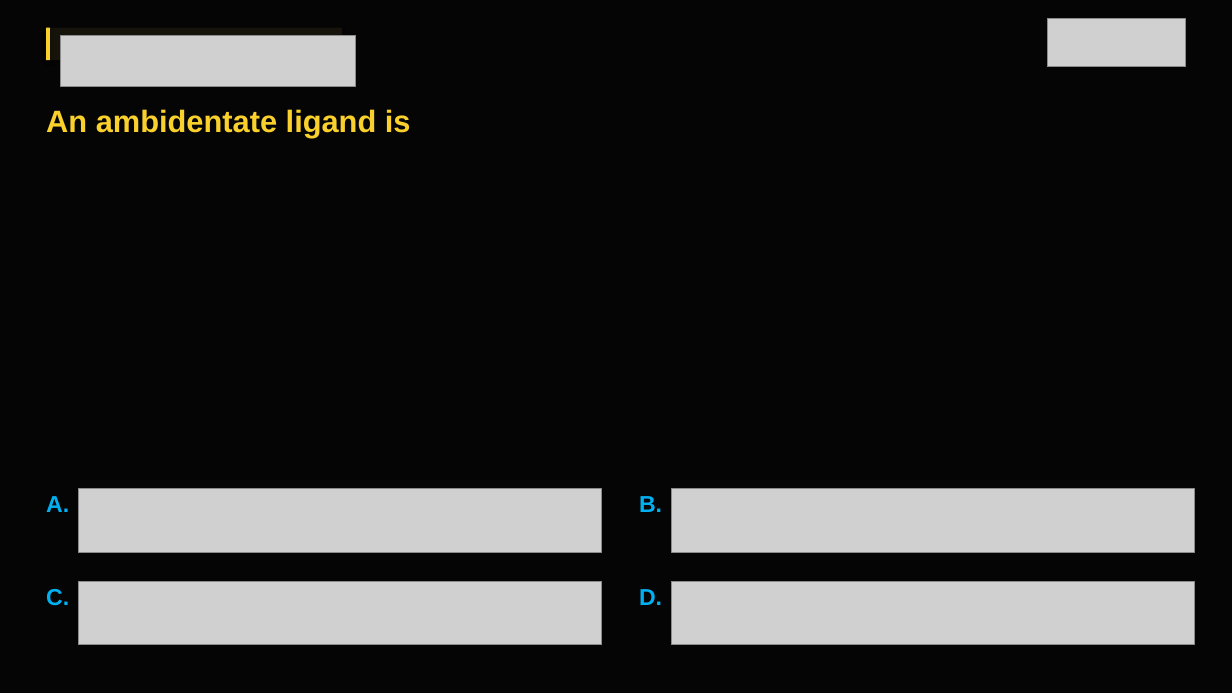
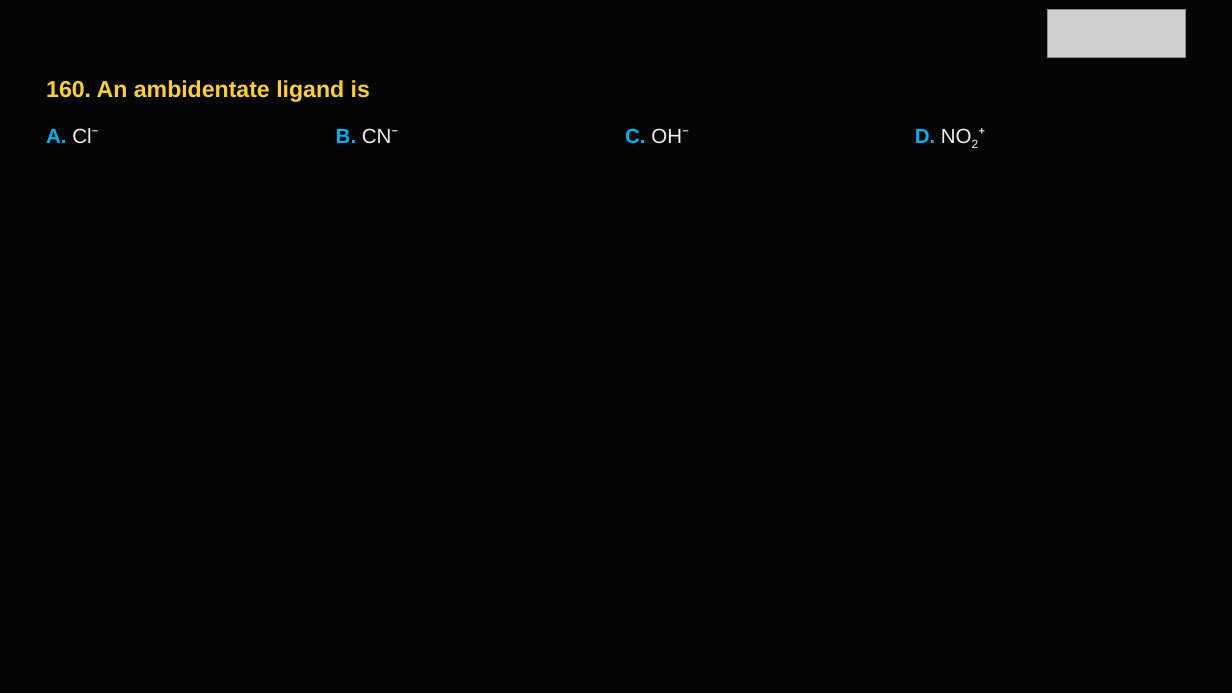
Before and after one commit to lekhan-03/PDFtoSLIDES, a slide deck: slide 162 of data/outputs/chemistry_v4.pptx (slide 168 before the commit). Drawn at 1232x693 pixels with LibreOffice and Linux fonts; fonts in the diff are those of the drawing; grey boxes stand for pictures. Boxes give left, top, right and bottom in pixels: in the first picture for what was removed or moved away, otherwise in the second. Text is boxed around its words. In the diff, an @@ line names an element or a change of style, - is before the commit and + after.

```diff
--- a/data/outputs/chemistry_v4.pptx
+++ b/data/outputs/chemistry_v4.pptx
@@ rectangle removed at [46, 28, 342, 60] @@
@@ rectangle removed at [46, 28, 50, 60] @@
@@ picture: place and size @@
-picture at [1047, 18, 1186, 67]
+picture at [1047, 9, 1186, 57]
@@ picture removed at [60, 35, 356, 86] @@
@@ text at [46, 80, 370, 102]: text changed; size 24 to 18 pt @@
-An ambidentate ligand is
+160. An ambidentate ligand is
@@ text at [46, 128, 98, 143]: text changed; size 18 to 16 pt; text colour #00B0F0 to #F0F0F0; bold off @@
-A.
+A. Cl⁻
@@ text at [336, 128, 399, 143]: text changed; size 18 to 16 pt; text colour #00B0F0 to #F0F0F0; bold off @@
-B.
+B. CN⁻
@@ text at [625, 128, 689, 143]: text changed; size 18 to 16 pt; text colour #00B0F0 to #F0F0F0; bold off @@
-C.
+C. OH⁻
@@ text added at [915, 129, 935, 143], 16 pt, text #F0F0F0 @@
+D. NO2⁺
@@ picture removed at [79, 489, 602, 553] @@
@@ picture removed at [671, 489, 1194, 553] @@
@@ picture removed at [79, 581, 602, 645] @@
@@ text removed at [639, 589, 662, 605] @@
-D.
@@ picture removed at [671, 581, 1194, 645] @@
```
Also in this commit, not shown: 165 other slides changed, 40 slides added, 38 slides removed, 13 other files.
